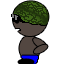
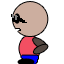
Before/after of a 64x64 layered artwork. What changed in the layer stack:
hid "Layer 2" over [15, 1, 48, 25]
hid "Shape 3" over [13, 1, 49, 25]
painted on "Shape 1" over [13, 2, 48, 36]
painted on "Shape 4" over [19, 35, 39, 56]
